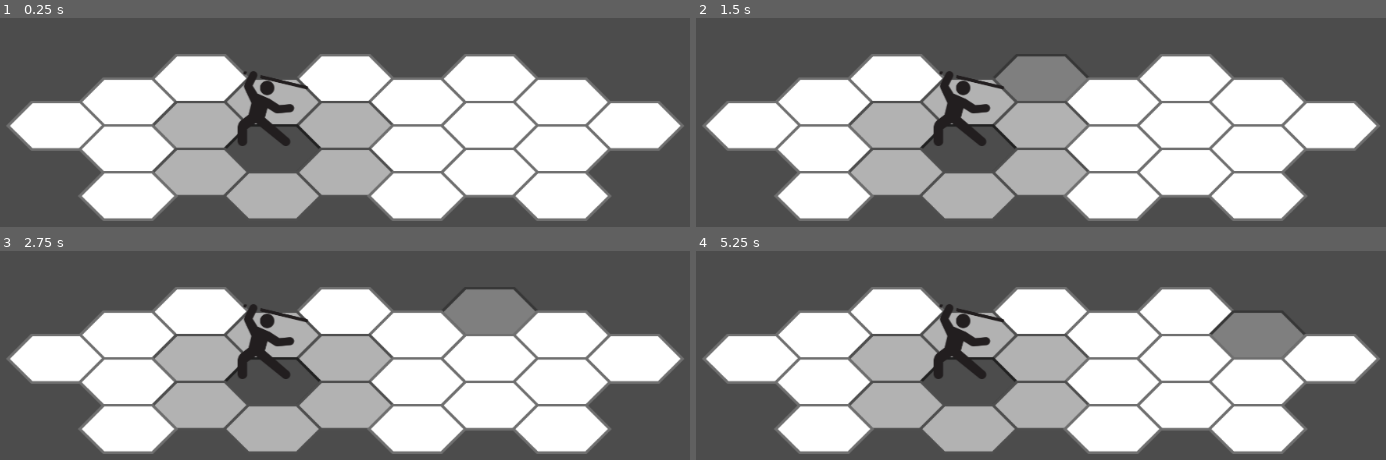
Above: before the commit, frames 1-4 (two rows, left to right).
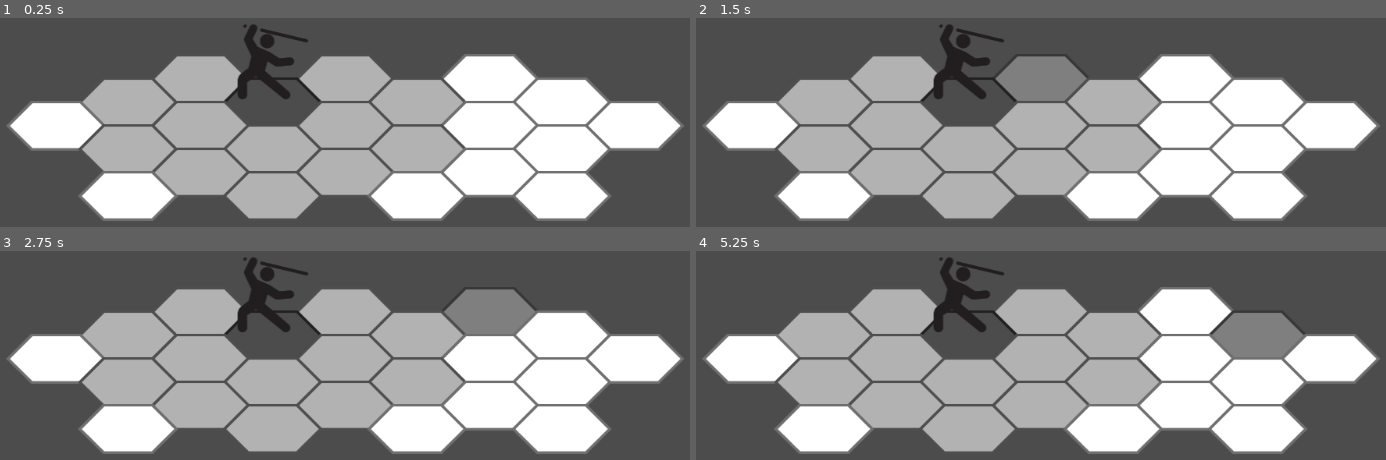
Above: after the commit, the same moments.

Repository: eduregis/hexachronos
Game: Godot game, scene res://View/Scenes/Scene1.tscn
The game is run twice, just before and just after one commit, with the same random seed, the same clock (stepped at 60 frames per second) and the same inputs.
Inputs (mouse positions are in pixels of both pictures, inside the frame that each line leads up to):
- Up to frame 1 (0.25 s): no input
- Up to frame 2 (1.5 s): tap Enter (ui_accept) at 0.5, 0.77, 1.25 s; move the mouse to (896, 78) at 0.52 s; click (896, 78) at 0.67 s; move the mouse to (1041, 78) at 1.27 s; click (1041, 78) at 1.42 s
- Up to frame 3 (2.75 s): tap Enter (ui_accept) at 1.52, 2 s; move the mouse to (489, 311) at 2.02 s; click (489, 311) at 2.17 s
- Up to frame 4 (5.25 s): tap Enter (ui_accept) at 2.75, 3.02, 3.5, 3.77, 4.25, 4.52 s; move the mouse to (827, 334) at 2.77 s; click (827, 334) at 2.92 s; move the mouse to (972, 334) at 3.52 s; click (972, 334) at 3.67 s; move the mouse to (1110, 334) at 4.27 s; click (1110, 334) at 4.42 s; move the mouse to (1254, 334) at 5.02 s; click (1254, 334) at 5.17 s

The runs differ from the first frame. In frame 1, 20% of the frame differs, in the area x 11-68%, y 2-74%; in frame 2, 17%; in frame 3, 20%; in frame 4, 20%.

Commit message:
recursive function to pathfinder

Diff:
--- a/Controller/Scenes/BasicScene.gd
+++ b/Controller/Scenes/BasicScene.gd
@@ -70,62 +70,70 @@
 			self.add_child(character)
 
 func pathfinder(tile_index, char_range):
-	var new_paths = []
+	var paths = []
+	var incoming_paths = []
 
 	if tile_index.y - 1 >= 0:
 		if int(tile_index.y) % 2 != 0:
 			if (tile_code[tile_index.y - 1].size() > tile_index.x + 1):
 				if tile_map[tile_index.y - 1][tile_index.x + 1].occupied == false && tile_code[tile_index.y - 1][tile_index.x + 1] == 1:
-					new_paths.append(Vector2(tile_index.x + 1, tile_index.y - 1))
-
+					paths.append(Vector2(tile_index.x + 1, tile_index.y - 1))
 		else:
 			if (tile_code[tile_index.y - 1].size() > tile_index.x):
 				if tile_map[tile_index.y - 1][tile_index.x].occupied == false && tile_code[tile_index.y - 1][tile_index.x] == 1:
-					new_paths.append(Vector2(tile_index.x, tile_index.y - 1))
+					paths.append(Vector2(tile_index.x, tile_index.y - 1))
 
 	if (tile_code.size() > tile_index.y + 1):
 		if int(tile_index.y) % 2 != 0:
 			if (tile_code[tile_index.y + 1].size() > tile_index.x + 1):
 				if tile_map[tile_index.y + 1][tile_index.x + 1].occupied == false && tile_code[tile_index.y + 1][tile_index.x + 1] == 1:
-					new_paths.append(Vector2(tile_index.x + 1, tile_index.y + 1))
-
+					paths.append(Vector2(tile_index.x + 1, tile_index.y + 1))
 		else:
 			if (tile_code[tile_index.y + 1].size() > tile_index.x):
 				if tile_map[tile_index.y + 1][tile_index.x].occupied == false && tile_code[tile_index.y + 1][tile_index.x] == 1:
-					new_paths.append(Vector2(tile_index.x, tile_index.y + 1))
+					paths.append(Vector2(tile_index.x, tile_index.y + 1))
 
 	if (tile_code.size() > tile_index.y + 2):
 		if (tile_code[tile_index.y + 2].size() > tile_index.x):
 			if tile_map[tile_index.y + 2][tile_index.x].occupied == false && tile_code[tile_index.y + 2][tile_index.x] == 1:
-				new_paths.append(Vector2(tile_index.x, tile_index.y + 2))
+				paths.append(Vector2(tile_index.x, tile_index.y + 2))
 
 	if (tile_code.size() > tile_index.y + 1):
 		if int(tile_index.y) % 2 != 0:
 			if (tile_code[tile_index.y + 1].size() > tile_index.x):
 				if tile_map[tile_index.y + 1][tile_index.x].occupied == false && tile_code[tile_index.y + 1][tile_index.x] == 1:
-					new_paths.append(Vector2(tile_index.x, tile_index.y + 1))
+					paths.append(Vector2(tile_index.x, tile_index.y + 1))
 		else:
-			if (tile_code[tile_index.y + 1].size() > tile_index.x - 1):
+			if (0 <= tile_index.x - 1):
 				if tile_map[tile_index.y + 1][tile_index.x - 1].occupied == false && tile_code[tile_index.y + 1][tile_index.x - 1] == 1:
-					new_paths.append(Vector2(tile_index.x - 1, tile_index.y + 1))
+					paths.append(Vector2(tile_index.x - 1, tile_index.y + 1))
 
 	if tile_index.y - 1 >= 0:
 		if int(tile_index.y) % 2 != 0:
 			if (tile_code[tile_index.y - 1].size() > tile_index.x):
 				if tile_map[tile_index.y - 1][tile_index.x].occupied == false && tile_code[tile_index.y - 1][tile_index.x] == 1:
-					new_paths.append(Vector2(tile_index.x, tile_index.y - 1))
+					paths.append(Vector2(tile_index.x, tile_index.y - 1))
 		else:
-			if (tile_code[tile_index.y - 1].size() > tile_index.x - 1):
+			if (0 <= tile_index.x - 1):
 				if tile_map[tile_index.y - 1][tile_index.x - 1].occupied == false && tile_code[tile_index.y - 1][tile_index.x - 1] == 1:
-					new_paths.append(Vector2(tile_index.x - 1, tile_index.y - 1))
+					paths.append(Vector2(tile_index.x - 1, tile_index.y - 1))
 
 	if tile_index.y - 2 >= 0:
 		if (tile_code[tile_index.y - 2].size() > tile_index.x):
 			if tile_map[tile_index.y - 2][tile_index.x].occupied == false && tile_code[tile_index.y - 2][tile_index.x] == 1:
-				new_paths.append(Vector2(tile_index.x, tile_index.y - 2))
+				paths.append(Vector2(tile_index.x, tile_index.y - 2))
 
+	if char_range - 1 > 0:
+		for path in paths:
+			var new_paths = pathfinder(path, char_range - 1)
+			for new_path in new_paths:
+				if paths.find(new_path, 0) == -1 && incoming_paths.find(new_path, 0) == -1:
+					incoming_paths.append(new_path)
 
-	return new_paths
+	for path in incoming_paths:
+		paths.append(path)
+
+	return paths
 
 func load_dialogue(text_code):
 	var window = get_viewport_rect().size
--- a/Controller/Scenes/Scene1.gd
+++ b/Controller/Scenes/Scene1.gd
@@ -2,5 +2,5 @@
 
 func _ready():
 	load_tilemap("0001")
-	set_ally("Tanker", 1, 3)
+	set_ally("Tanker", 1, 1)
 	#load_dialogue("0001")
